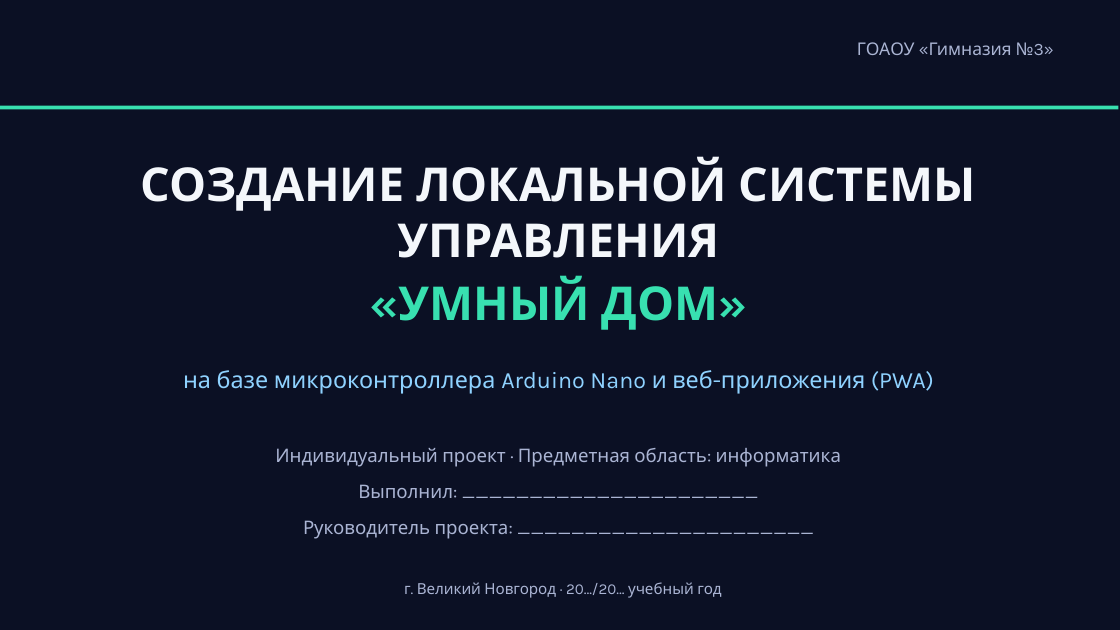
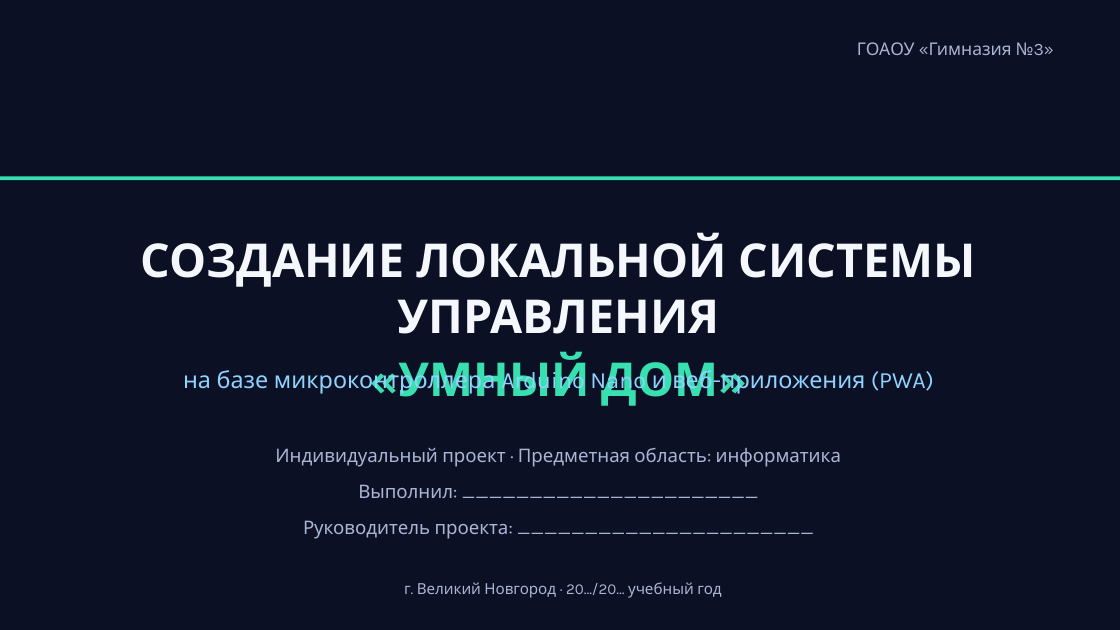
Before and after one commit to belyaevroman31-star/smart_home, a slide deck: slide 1 of Презентация проекта.ppt. Drawn at 1120x630 pixels with LibreOffice and Linux fonts; fonts in the diff are those of the drawing. Boxes give left, top, right and bottom in pixels: in the first picture for what was removed or moved away, otherwise in the second. Text is boxed around its words. In the diff, an @@ line names an element or a change of style, - is before the commit and + after.

```diff
--- a/Презентация проекта.ppt
+++ b/Презентация проекта.ppt
@@ rectangle: place and size @@
-rectangle at (0, 106, 1117, 109)
+rectangle at (0, 176, 1119, 180)
@@ text "СОЗДАНИЕ ЛОКАЛЬНОЙ СИСТЕМЫ УПРАВЛЕНИЯ": place and size @@
-text "СОЗДАНИЕ ЛОКАЛЬНОЙ СИСТЕМЫ УПРАВЛЕНИЯ" at (141, 158, 976, 330)
+text "СОЗДАНИЕ ЛОКАЛЬНОЙ СИСТЕМЫ УПРАВЛЕНИЯ" at (141, 234, 976, 406)
```
Also in this commit, not shown: 11 other slides changed, 2 slides added, 6 other files.
